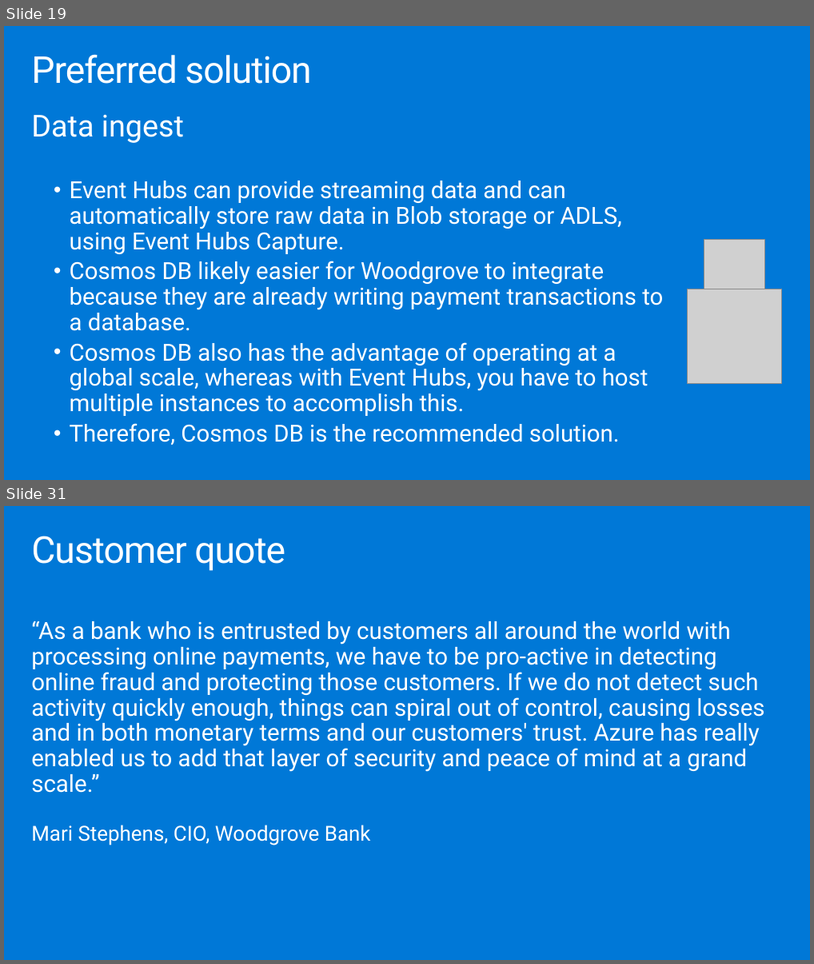
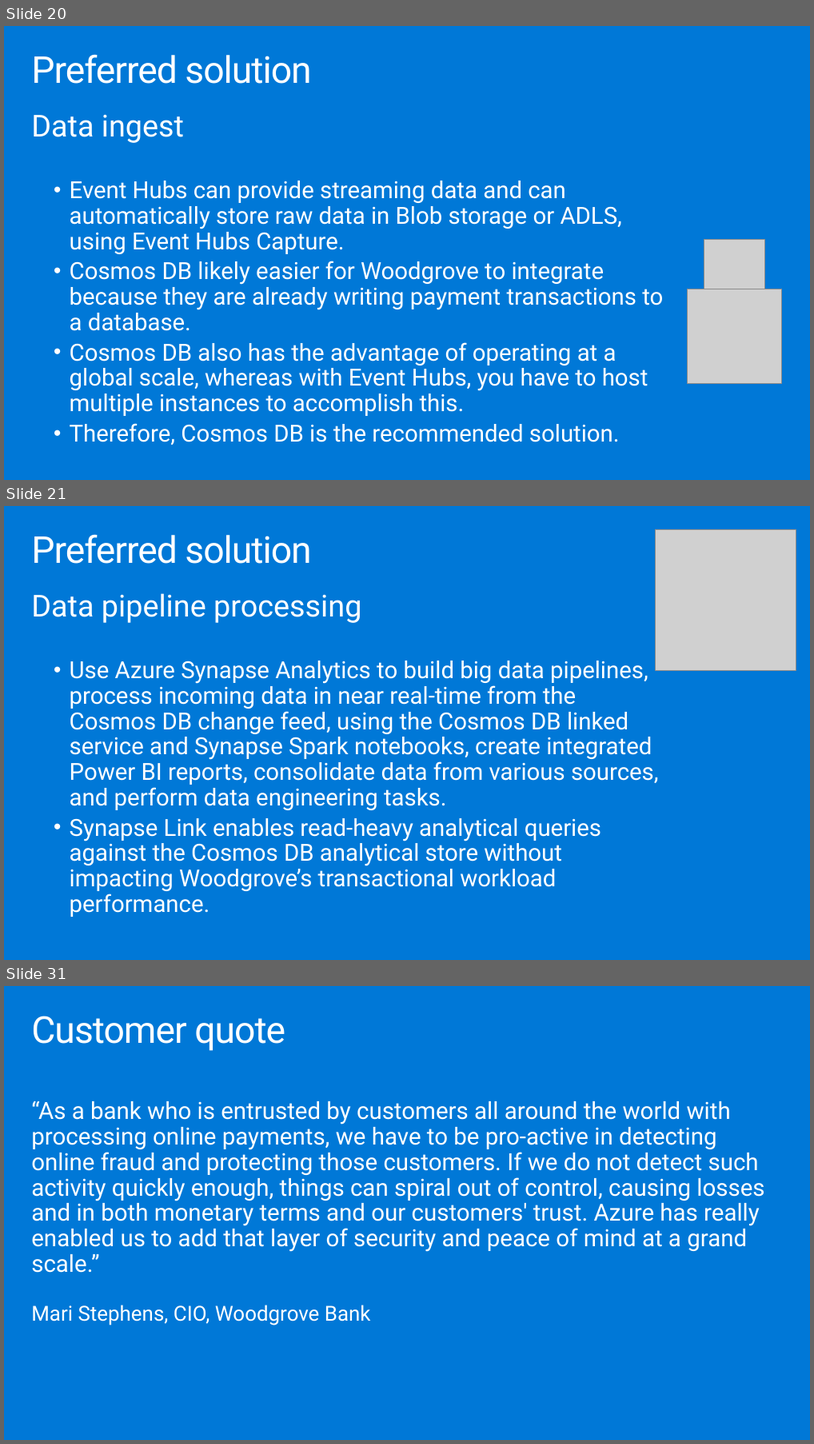
Before and after one commit to testjiho/innovative-fraud-detection, a slide deck: Whiteboard design session/WDS trainer presentation - Cosmos DB Real Time Advanced Analytics.pptx. Shown one above the other, each under a label of ours: slides 19 and 31 before the commit, slides 20, 21 and 31 after it; the slides between them are not shown. The pictures are 814x964 and 814x1444 pixels, drawn with LibreOffice and Linux fonts; fonts in the diff are those of the drawing; grey boxes stand for pictures. Boxes give left, top, right and bottom in pixels: in the first picture for what was removed or moved away, otherwise in the second. Text is boxed around its words. In the diff, an @@ line names an element or a change of style, - is before the commit and + after.

```diff
--- a/Whiteboard design session/WDS trainer presentation - Cosmos DB Real Time Advanced Analytics.pptx
+++ b/Whiteboard design session/WDS trainer presentation - Cosmos DB Real Time Advanced Analytics.pptx
@@ slide 21 added at [4, 506, 810, 960], background #0078D7 @@
@@ picture added at [655, 529, 796, 670] @@
@@ title added at [31, 534, 311, 564], 44.1 pt, text #FFFFFF @@
+Preferred solution
@@ text added at [31, 593, 659, 916], 28 pt, text #FFFFFF @@
+Data pipeline processing
+  • Use Azure Synapse Analytics to build big data pipelines, process incoming data in near real-time from the Cosmos DB change feed, using the Cosmos DB linked service and Synapse Spark notebooks, create integrated Power BI reports, consolidate data from various sources, and perform data engineering tasks.
+  • Synapse Link enables read-heavy analytical queries against the Cosmos DB analytical store without impacting Woodgrove’s transactional workload performance.
@@ what was slide 19 is now slide 20 @@
```
Also in this commit, not shown: 8 slides changed, 2 other slides added, 3 slides removed, 1 other file.
